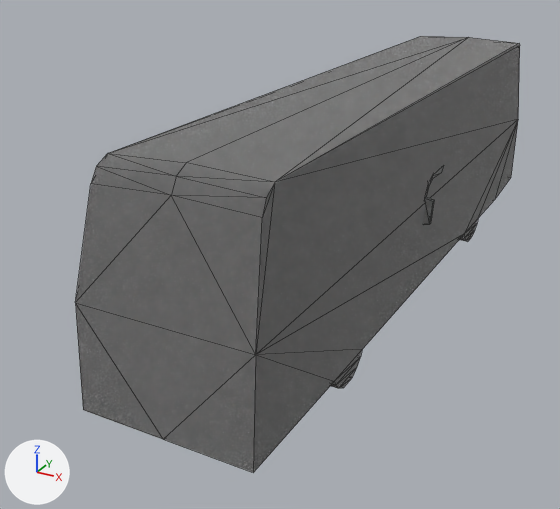
An edit to the glTF model uploads/traffic-bus-grey.gltf, drawn before and after from the same camera.
Both versions are drawn from a camera (50 mm lens) standing at (11482.0, -27963.0, 10034.0) and looking at (-2326.0, -2858.0, -2519.0). Arrows for +X, +Y and +Z are at lower left; the lights stay in place. The first picture is the older version. Mesh edges are drawn as thin lines. Where no turn or scale is listed for an object, it has been applied to the vertices. Vertices at exactly the same position are counted once.
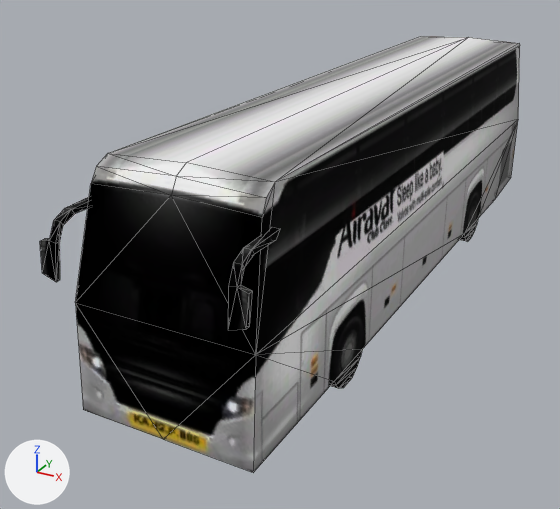
The newer file is also rescaled (x0.0000305), turned or shifted as a whole; pictures and numbers use the older file's frame.

Changed parts and their boxes (x1, y1, x2, y2) in the pictures (560 x 509 px):
'Mesh_0', moved: before (423, 165, 444, 225); after (40, 197, 280, 330)
part 2 of me_mesh_1, surface changed: (75, 36, 520, 473) in both

Patch to the scene script:
```diff
--- a/uploads/traffic-bus-grey.gltf.py
+++ b/uploads/traffic-bus-grey.gltf.py
@@ me_mesh_0 @@
 # used by ob_mesh_0; location = (2.0, 3.0, 0.0)
-me_mesh_0.from_pydata(...)  # 44 vertices, 80 faces; spans x -3221.0..3221.0, y -1098.0..1098.0, z -917.0..917.0
+me_mesh_0.from_pydata(...)  # 44 vertices, 80 faces; spans x -3221.0..3221.0, y -14520.0..-12324.0, z 1080.0..2914.0
+# me_mesh_0 part 1: the whole mesh is moved by (0.0, -13422.0, 1997.0)
 me_mesh_0.materials.append(mat_material_30)
@@ me_mesh_1 @@
 me_mesh_1.from_pydata(...)  # 92 vertices, 180 faces; spans x -2934.0..2934.0, y -13878.0..13878.0, z -4133.0..4133.0
 # used by ob_mesh_1; location = (2.0, 3.0, 0.0)
+# me_mesh_1 part 2: texture (UV) coordinates of 180 of 180 faces, centred in x -2934.0..2934.0, y -13811.0..13874.0, z -4133.0..4092.0, changed; they spanned u 144.0..53100.0, v -28133.0..-159.0 and now span u 0.0..0.81, v 0.57..1.0
 me_mesh_1.materials.append(mat_material_29)
```
